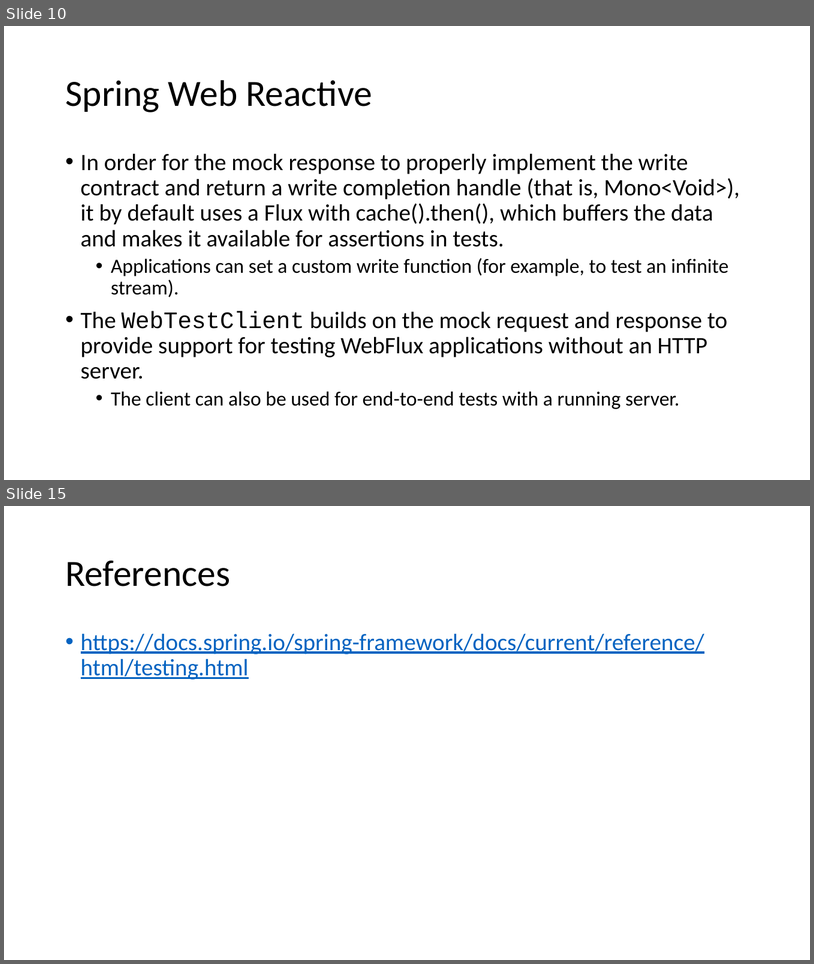
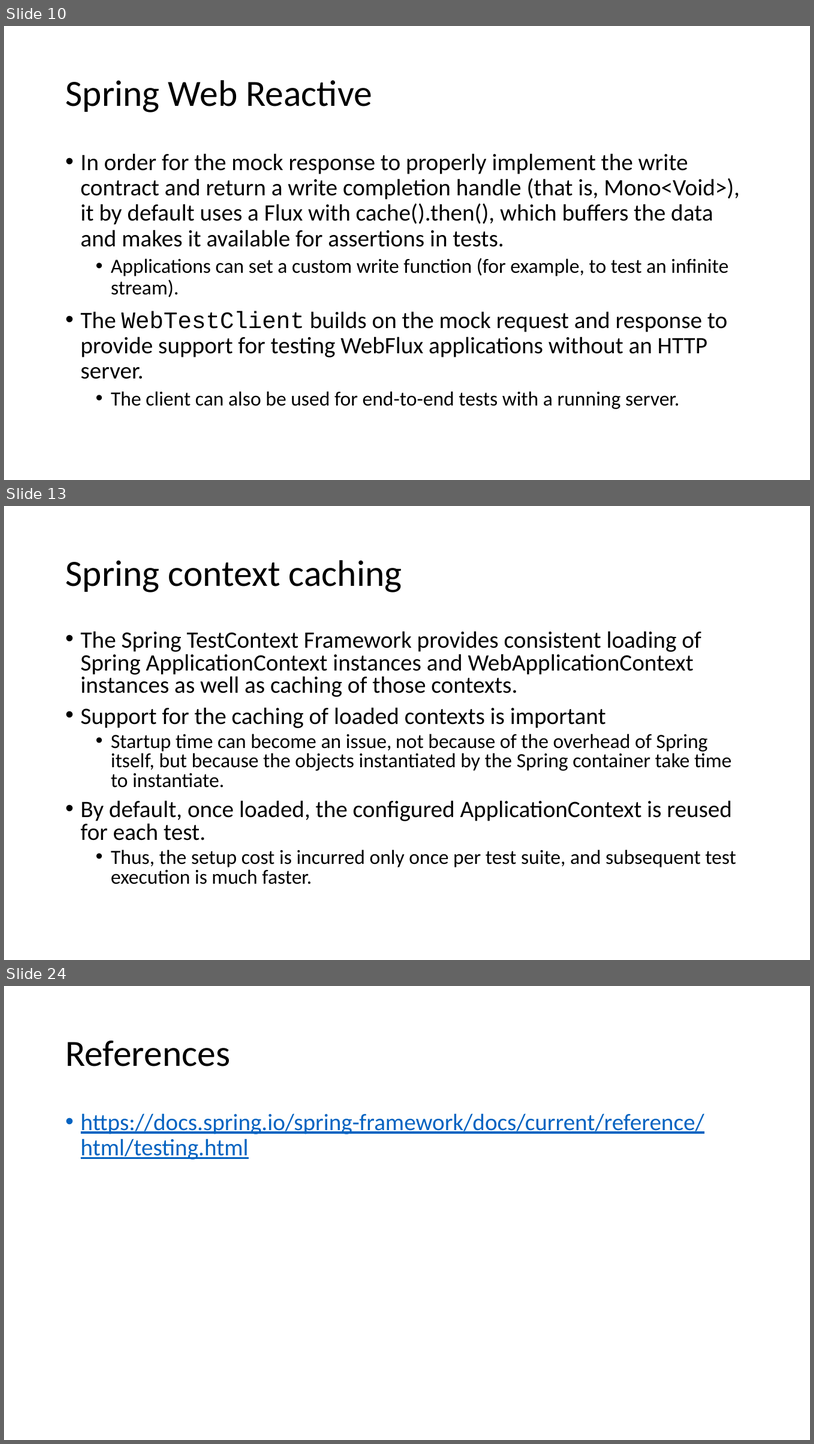
Before and after one commit to cebartling/test-driven, a slide deck: presentations/Introduction to Spring Framework Testing.pptx. Shown one above the other, each under a label of ours: slides 10 and 15 before the commit, slides 10, 13 and 24 after it; the slides between them are not shown. The pictures are 814x964 and 814x1444 pixels, drawn with LibreOffice and Linux fonts; fonts in the diff are those of the drawing. Boxes give left, top, right and bottom in pixels: in the first picture for what was removed or moved away, otherwise in the second. Text is boxed around its words. In the diff, an @@ line names an element or a change of style, - is before the commit and + after.

Commit message:
Updates to Spring Framework testing support presentation

```diff
--- a/presentations/Introduction to Spring Framework Testing.pptx
+++ b/presentations/Introduction to Spring Framework Testing.pptx
@@ slide 13 added at (4, 506, 810, 960), background #FFFFFF @@
@@ title added at (65, 560, 402, 592), 44 pt, text #000000 @@
+Spring context caching
@@ text added at (81, 631, 737, 884), 28 pt, text #000000 @@
+• The Spring TestContext Framework provides consistent loading of Spring ApplicationContext instances and WebApplicationContext instances as well as caching of those contexts.
+• Support for the caching of loaded contexts is important
+  • Startup time can become an issue, not because of the overhead of Spring itself, but because the objects instantiated by the Spring container take time to instantiate.
+• By default, once loaded, the configured ApplicationContext is reused for each test.
+  • Thus, the setup cost is incurred only once per test suite, and subsequent test execution is much faster.
@@ what was slide 15 is now slide 24 @@
```
Also in this commit, not shown: 8 other slides added.
